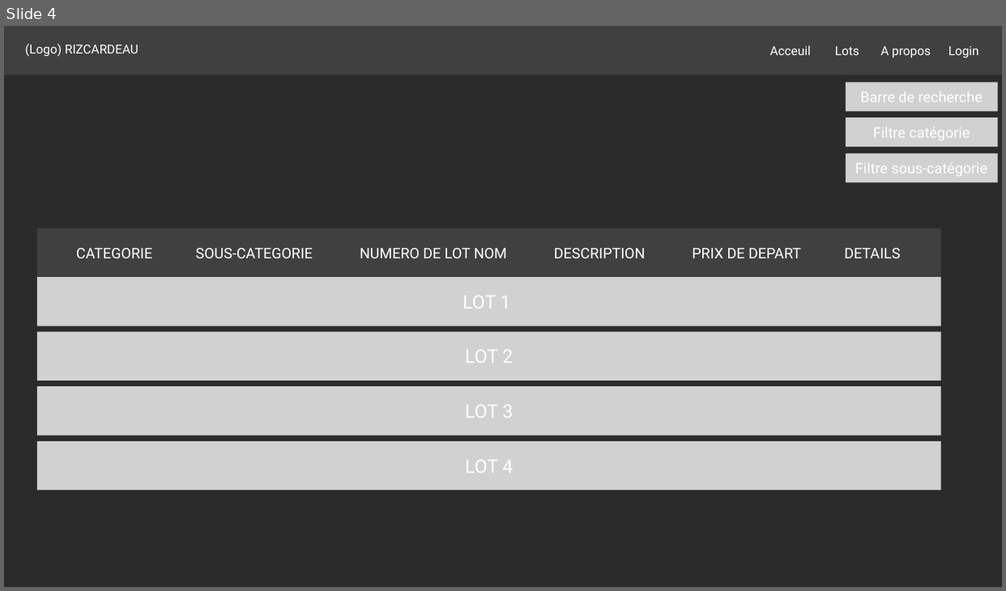
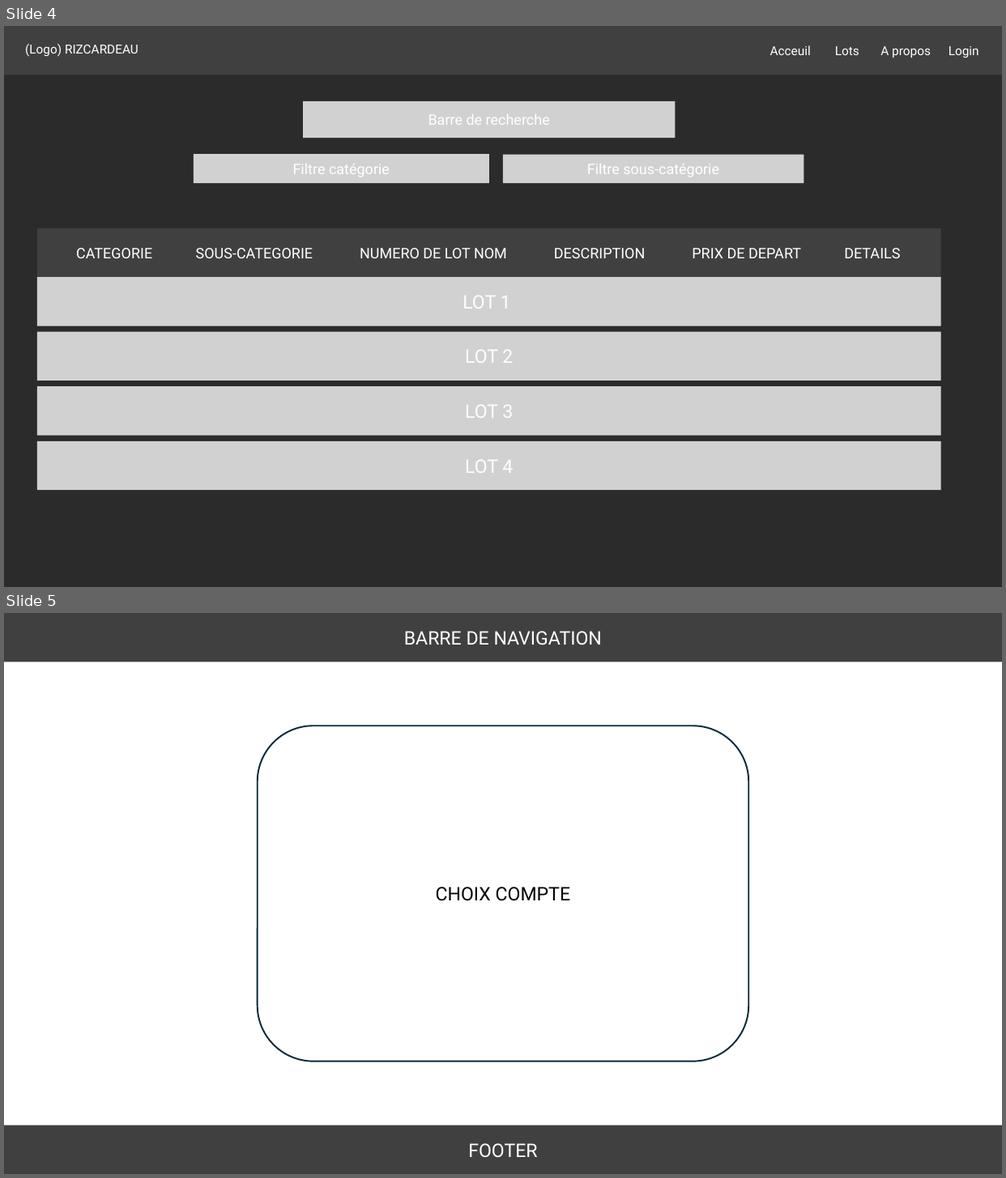
Before and after one commit to ETML-ES-PROJ-LABE-LAFE/LesJardiniersDuDimanche-Frontend, a slide deck: Annexes/MockupEnchere.pptx. Shown one above the other, each under a label of ours: slide 4 before the commit, slides 4 and 5 after it. The pictures are 1006x591 and 1006x1178 pixels, drawn with LibreOffice and Linux fonts; fonts in the diff are those of the drawing; background and template pictures are left out; a plain dark background stands for a picture behind light text. Boxes give left, top, right and bottom in pixels: in the first picture for what was removed or moved away, otherwise in the second. Text is boxed around its words. In the diff, an @@ line names an element or a change of style, - is before the commit and + after.

```diff
--- a/Annexes/MockupEnchere.pptx
+++ b/Annexes/MockupEnchere.pptx
@@ slide 5 added at [4, 613, 1002, 1174], background picture (left out) @@
@@ rectangle added at [4, 613, 1002, 662], fill #404040, 18 pt, text #FFFFFF @@
+BARRE DE NAVIGATION
@@ rounded rectangle added at [257, 726, 748, 1063], fill #FFFFFF, outline #092A39 1.5 pt, 18 pt, text #000000 @@
+CHOIX COMPTE
@@ rectangle added at [4, 1126, 1002, 1174], fill #404040, 18 pt, text #FFFFFF @@
+FOOTER
@@ slide 4 changed as well @@
@@ rectangle "Barre de recherche": place and size @@
-rectangle "Barre de recherche" at [846, 82, 997, 111]
+rectangle "Barre de recherche" at [303, 101, 675, 139]
@@ rectangle "Filtre catégorie": place and size @@
-rectangle "Filtre catégorie" at [846, 118, 997, 148]
+rectangle "Filtre catégorie" at [194, 154, 489, 183]
@@ rectangle "Filtre sous-catégorie": place and size @@
-rectangle "Filtre sous-catégorie" at [846, 153, 997, 182]
+rectangle "Filtre sous-catégorie" at [503, 155, 804, 183]
```
Also in this commit, not shown: 3 other slides changed, 3 other slides added.
